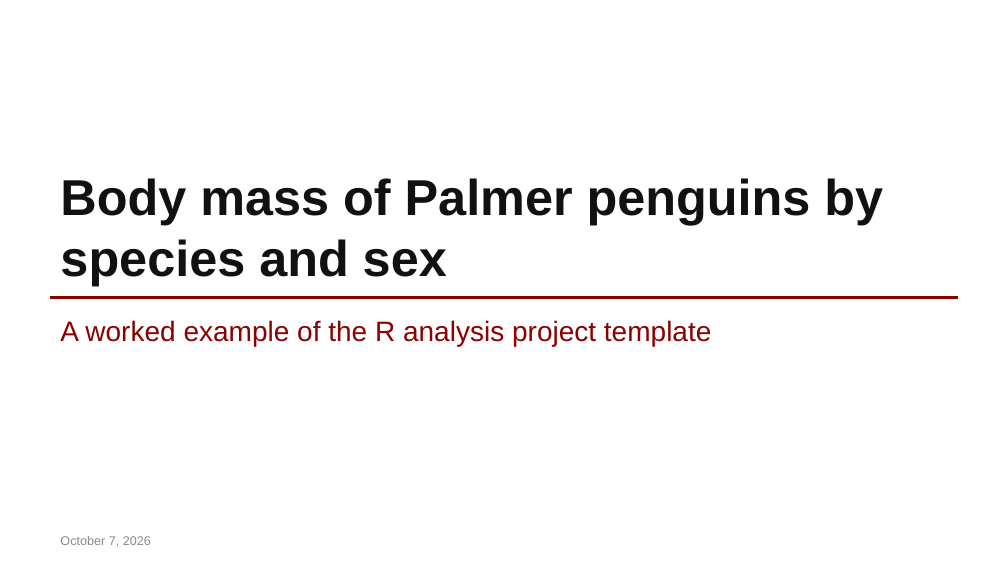
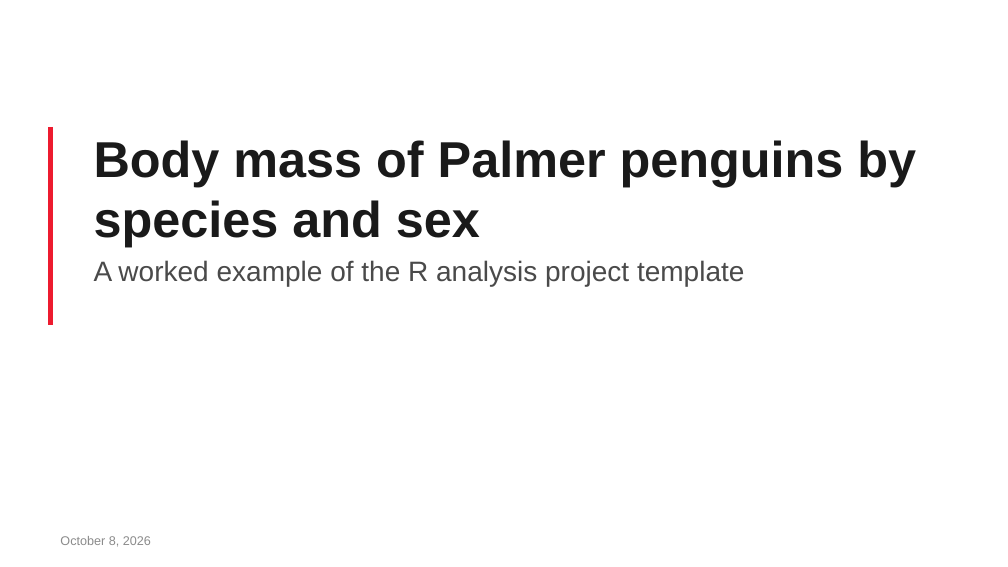
Before and after one commit to soffiafdz/r-analysis-template, a slide deck: slide 1 of example/outputs/reports/slides.pptx. Drawn at 1008x567 pixels with LibreOffice and Linux fonts; fonts in the diff are those of the drawing; background and template pictures are left out. Boxes give left, top, right and bottom in pixels: in the first picture for what was removed or moved away, otherwise in the second. Text is boxed around its words. In the diff, an @@ line names an element or a change of style, - is before the commit and + after.

Commit message:
Rebuild the example decks on the new slide theme

```diff
--- a/example/outputs/reports/slides.pptx
+++ b/example/outputs/reports/slides.pptx
@@ line added from (50, 127) to (50, 326), #ED1B2F 4 pt @@
@@ title "Body mass of Palmer penguins ...": place and size @@
-title "Body mass of Palmer penguins ..." at (60,178,883,286)
+title "Body mass of Palmer penguins ..." at (94,140,916,247)
@@ title "Body mass of Palmer penguins ..." at (94,140,916,247): text colour #111111 to #1A1A1A @@
@@ subtitle "A worked example of the ...": place and size @@
-subtitle "A worked example of the ..." at (60,320,711,346)
+subtitle "A worked example of the ..." at (94,260,744,286)
@@ subtitle "A worked example of the ..." at (94,260,744,286): text colour #8B0000 to #4A4A4A @@
@@ line removed from (50, 297) to (958, 297) @@
@@ text at (60,536,151,547): text changed @@
-October 7, 2026
+October 8, 2026
```
Also in this commit, not shown: 4 other slides changed, 1 slide removed, 14 other files.
